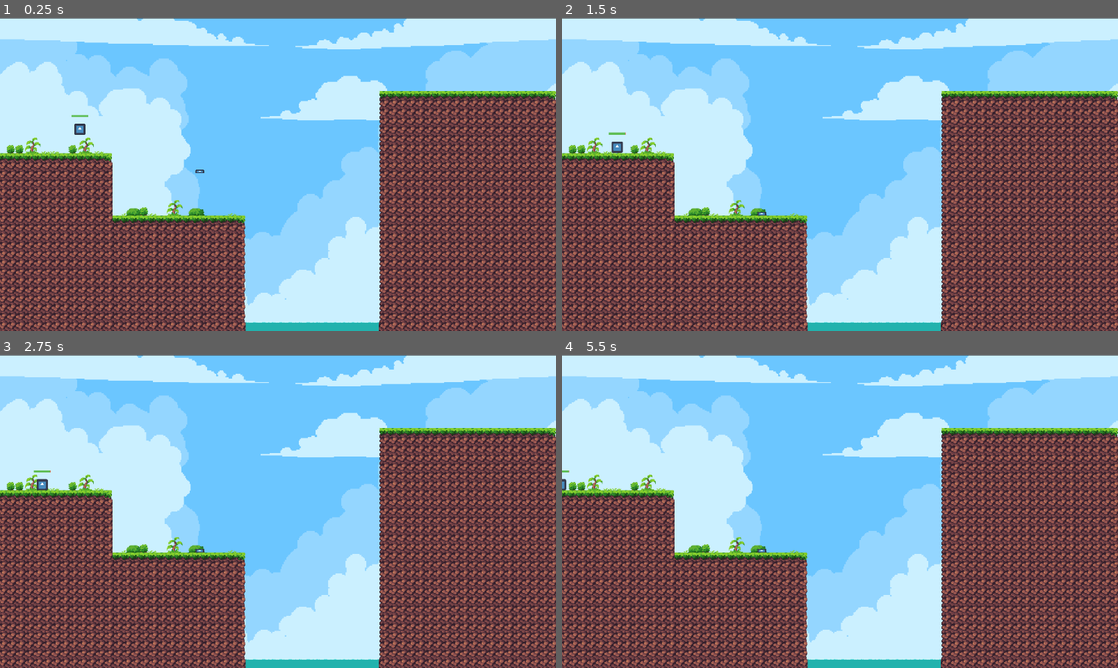
Above: before the commit, frames 1-4 (two rows, left to right).
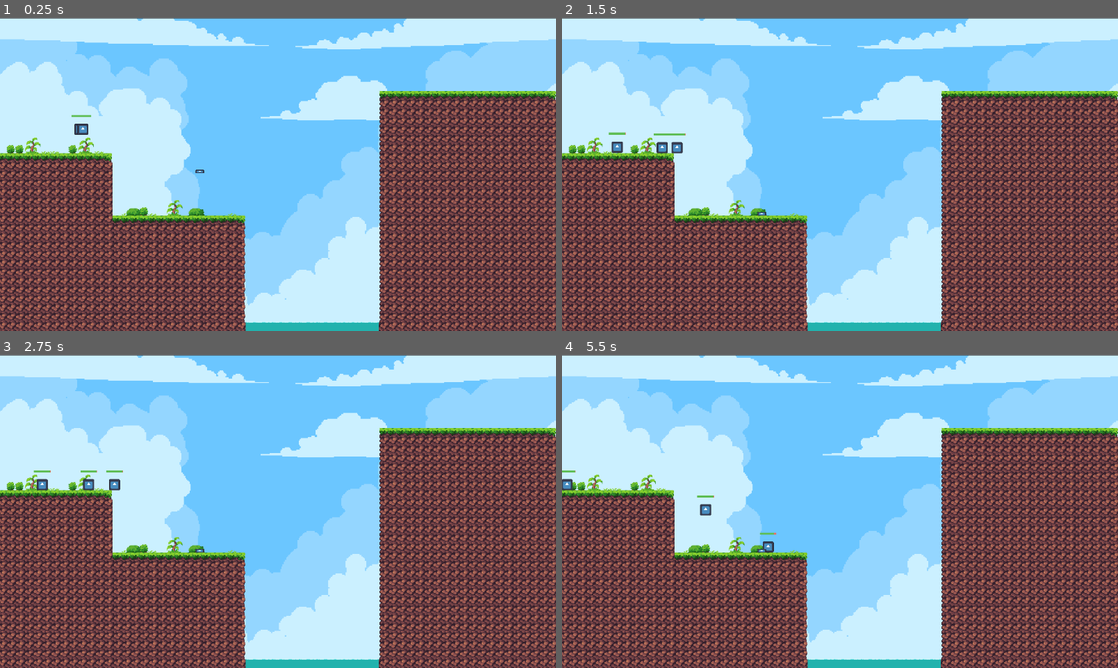
Above: after the commit, the same moments.

Repository: MichaelRRyan/ggj2024
Game: Godot game, scene res://gameplay/gameplay.tscn
Same seed, same stepped clock (60 frames per second), same inputs: the game is played once before the commit and once after it. The engine's default icon, where the game draws it, is replaced by a stand-in: a white triangle on a blue panel in a dark square.
Inputs (mouse positions are in pixels of both pictures, inside the frame that each line leads up to):
- Up to frame 1 (0.25 s): no input
- Up to frame 2 (1.5 s): move the mouse to (762, 199) at 0.52 s; press the mouse at (762, 199) at 0.53 s; move the mouse to (617, 146) at 1.27 s; release the mouse at (617, 146) at 1.28 s; click (617, 146) at 1.35 s
- Up to frame 3 (2.75 s): move the mouse to (333, 442) at 2.02 s; press the mouse at (333, 442) at 2.03 s
- Up to frame 4 (5.5 s): move the mouse to (812, 574) at 2.77 s; release the mouse at (812, 574) at 2.78 s; click (812, 574) at 2.85 s; move the mouse to (1006, 558) at 3.52 s; press the mouse at (1006, 558) at 3.53 s; move the mouse to (673, 464) at 4.27 s; release the mouse at (673, 464) at 4.28 s; click (673, 464) at 4.35 s; move the mouse to (867, 511) at 5.02 s; press the mouse at (867, 511) at 5.03 s

The runs differ from the first frame. In frame 1, less than 0.1% of the frame differs, in the area x 13-17%, y 30-38%; in frame 2, 0.2%; in frame 3, 0.2%; in frame 4, 0.3%, in the area x 0-39%, y 36-64%.

Commit message:
Added level bounds and lose on death

Diff:
--- a/Characters/basic-minion.gd
+++ b/Characters/basic-minion.gd
@@ -1,5 +1,7 @@
 extends Entity
 class_name Minion
+
+signal died
 
 @export var speed : float = 300.0
 @export var acceleration : float = 300.0
@@ -109,4 +111,5 @@
 
 func _die():
 	print(name + " has died.")
+	emit_signal("died")
 	queue_free()
--- a/gameplay/gameplay.tscn
+++ b/gameplay/gameplay.tscn
@@ -6,9 +6,13 @@
 [ext_resource type="PackedScene" uid="uid://b1fcgkgk1wywa" path="res://features/entity/tools/tool.tscn" id="5_ay17o"]
 [ext_resource type="PackedScene" uid="uid://b7u5ttuukuhdx" path="res://features/entity/minion.tscn" id="6_jtv3i"]
 [ext_resource type="Script" path="res://gameplay/kill_area.gd" id="6_uc1pn"]
+[ext_resource type="Script" path="res://gameplay/objective_manager.gd" id="7_60kk4"]
 
 [sub_resource type="RectangleShape2D" id="RectangleShape2D_f1gx5"]
 size = Vector2(17811, 158)
+
+[sub_resource type="RectangleShape2D" id="RectangleShape2D_llhst"]
+size = Vector2(234, 2074)
 
 [node name="Gameplay" type="Node2D"]
 
@@ -38,6 +42,12 @@
 [node name="Minion" parent="." instance=ExtResource("6_jtv3i")]
 position = Vector2(-59, -172)
 
+[node name="Minion2" parent="." instance=ExtResource("6_jtv3i")]
+position = Vector2(-59, -172)
+
+[node name="Minion3" parent="." instance=ExtResource("6_jtv3i")]
+position = Vector2(-59, -172)
+
 [node name="KillArea" type="Area2D" parent="."]
 position = Vector2(0, 200)
 collision_mask = 2
@@ -47,4 +57,21 @@
 position = Vector2(426.5, 98)
 shape = SubResource("RectangleShape2D_f1gx5")
 
+[node name="ObjectiveManager" type="Node" parent="."]
+script = ExtResource("7_60kk4")
+
+[node name="LeftBound" type="StaticBody2D" parent="."]
+position = Vector2(-213.9, 0)
+
+[node name="CollisionShape2D" type="CollisionShape2D" parent="LeftBound"]
+position = Vector2(-107, -740)
+shape = SubResource("RectangleShape2D_llhst")
+
+[node name="RightBound" type="StaticBody2D" parent="."]
+position = Vector2(1020.05, 0)
+
+[node name="CollisionShape2D" type="CollisionShape2D" parent="RightBound"]
+position = Vector2(-107, -740)
+shape = SubResource("RectangleShape2D_llhst")
+
 [connection signal="body_entered" from="KillArea" to="KillArea" method="_on_body_entered"]
--- /dev/null
+++ b/gameplay/objective_manager.gd
@@ -0,0 +1,16 @@
+extends Node
+
+var _num_minions = 0
+
+
+func _ready():
+	var minions = get_tree().get_nodes_in_group("minion")
+	_num_minions = minions.size()
+	for node in minions:
+		var minion = node as Minion
+		minion.connect("died", _minion_died)
+
+func _minion_died():
+	_num_minions -= 1
+	if _num_minions <= 0:
+		print("Lost game")
Not shown: 1 places in gameplay/gameplay.tscn that only renumber resources
